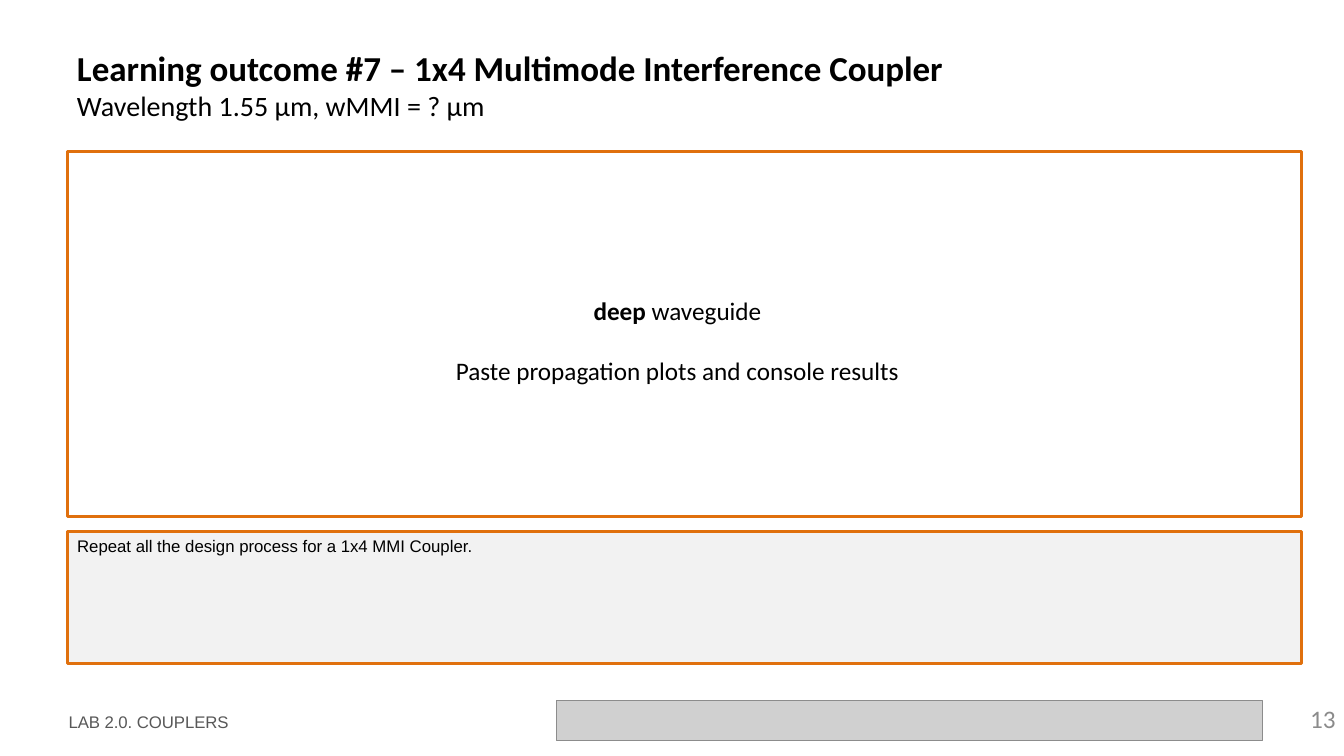
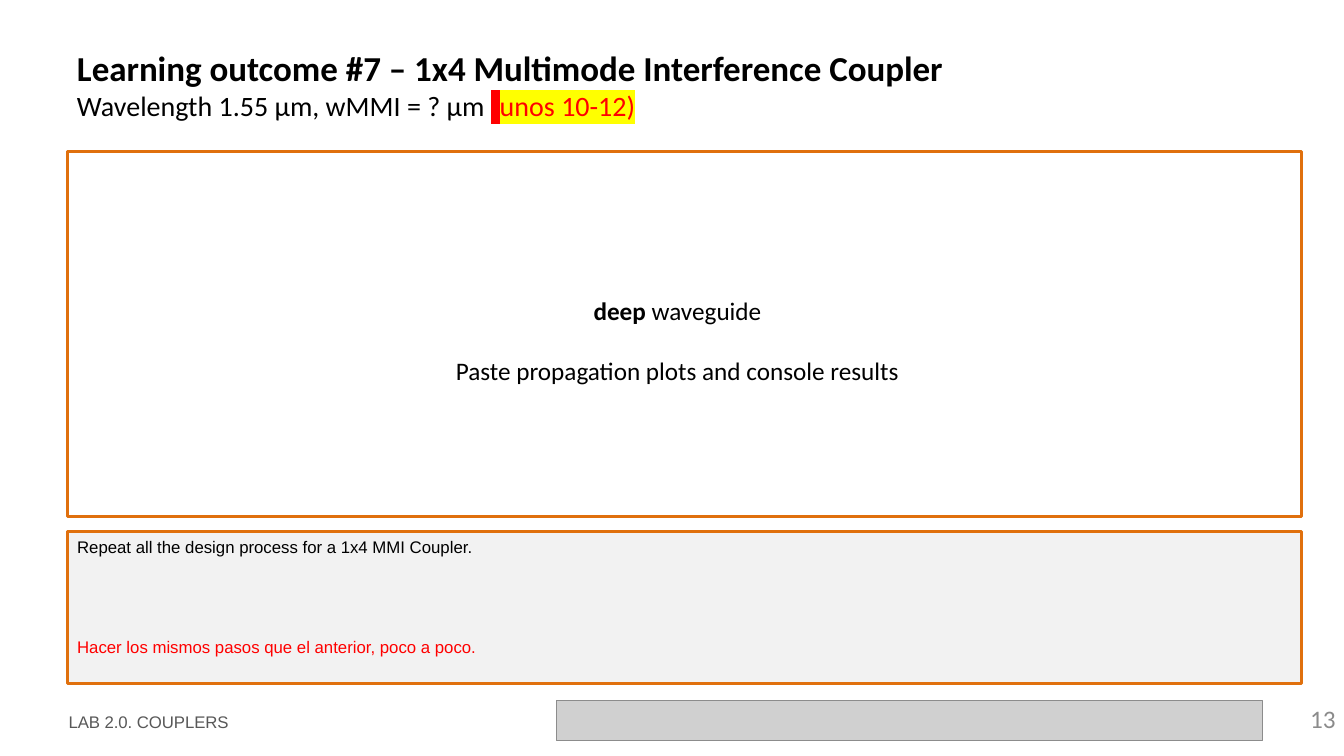
Before and after one commit to jllanoh/cifoin-lab2, a slide deck: slide 13 of LabBook_20.pptx. Drawn at 1344x756 pixels with LibreOffice and Linux fonts; fonts in the diff are those of the drawing; grey boxes stand for pictures; background and template pictures are left out. Boxes give left, top, right and bottom in pixels: in the first picture for what was removed or moved away, otherwise in the second. Text is boxed around its words. In the diff, an @@ line names an element or a change of style, - is before the commit and + after.

```diff
--- a/LabBook_20.pptx
+++ b/LabBook_20.pptx
@@ title at <box>77,56,942,123</box>: text changed @@
-Learning outcome #7 – 1x4 Multimode Interference Coupler
-Wavelength 1.55 µm, wMMI = ? µm
+Learning outcome #7 – 1x4 Multimode Interference Coupler
+Wavelength 1.55 µm, wMMI = ? µm (unos 10-12)
@@ rectangle "Repeat all the design process ...": place and size @@
-rectangle "Repeat all the design process ..." at <box>68,531,1303,663</box>
+rectangle "Repeat all the design process ..." at <box>68,531,1303,684</box>
@@ text in rectangle at <box>77,641,476,657</box>: paragraph added @@
+Hacer los mismos pasos que el anterior, poco a poco.
```
Also in this commit, not shown: 6 other slides changed, 1 other file.
